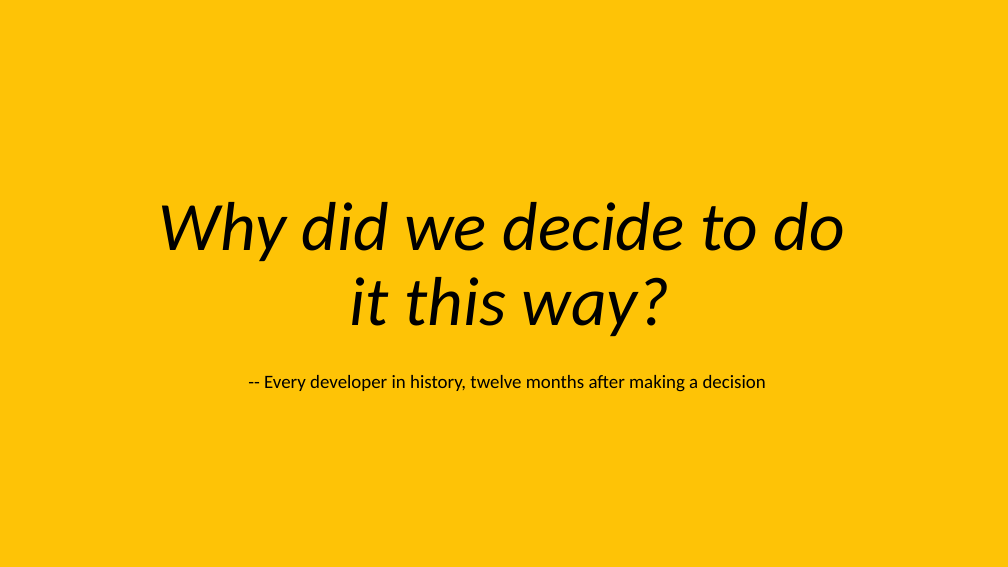
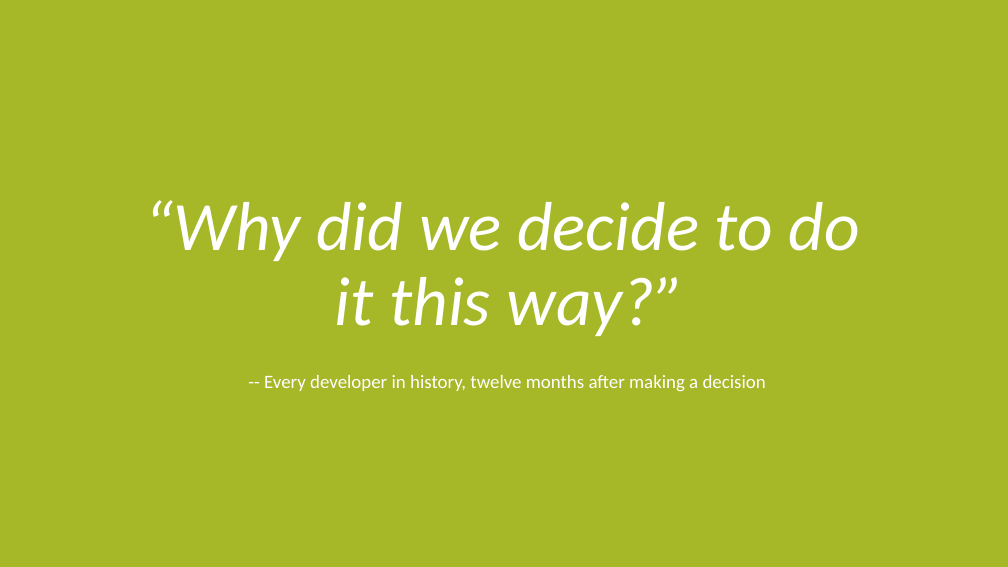
Before and after one commit to davidaayers/ea-talk, a slide deck: slide 25 of ea_in_a_devops_time.pptx (slide 24 before the commit). Drawn at 1008x567 pixels with LibreOffice and Linux fonts; fonts in the diff are those of the drawing. Boxes give left, top, right and bottom in pixels: in the first picture for what was removed or moved away, otherwise in the second. Text is boxed around its words. In the diff, an @@ line names an element or a change of style, - is before the commit and + after.

```diff
--- a/ea_in_a_devops_time.pptx
+++ b/ea_in_a_devops_time.pptx
@@ background #FEC306 to #A6B727 @@
@@ title at [144,200,859,336]: text changed; text colour #000000 to #FFFFFF @@
-Why did we decide to do
-it this way?
+“Why did we decide to do
+it this way?”
@@ text "-- Every developer in history, ..." at [264,375,766,392]: text colour #000000 to #FFFFFF @@
```
Also in this commit, not shown: 12 other slides changed, 4 slides added.
